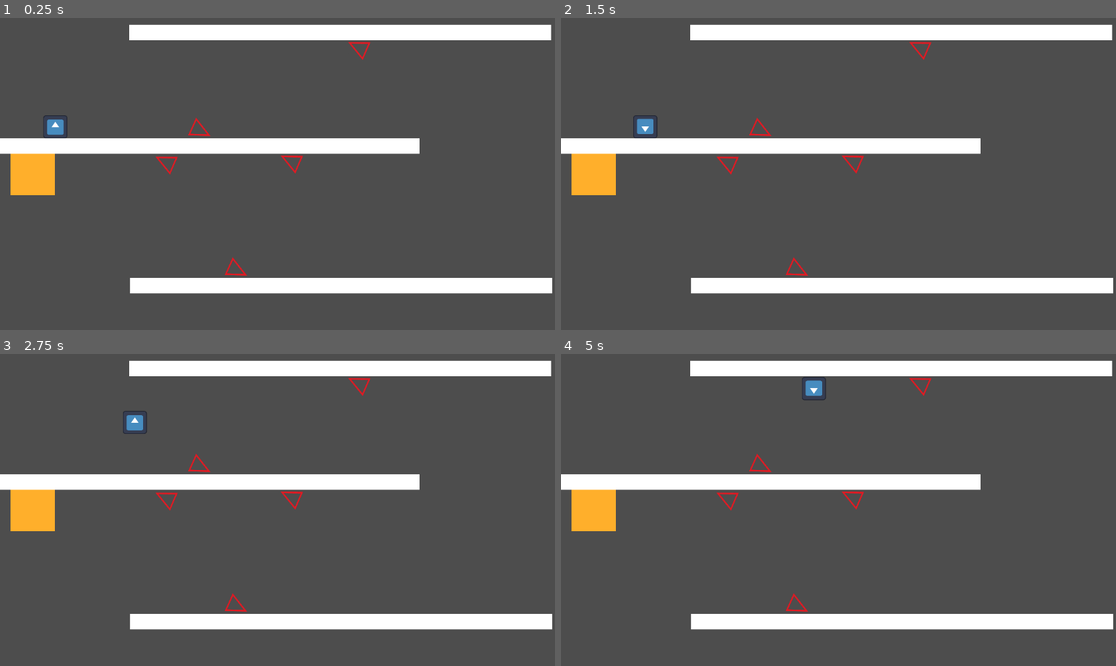
Above: before the commit, frames 1-4 (two rows, left to right).
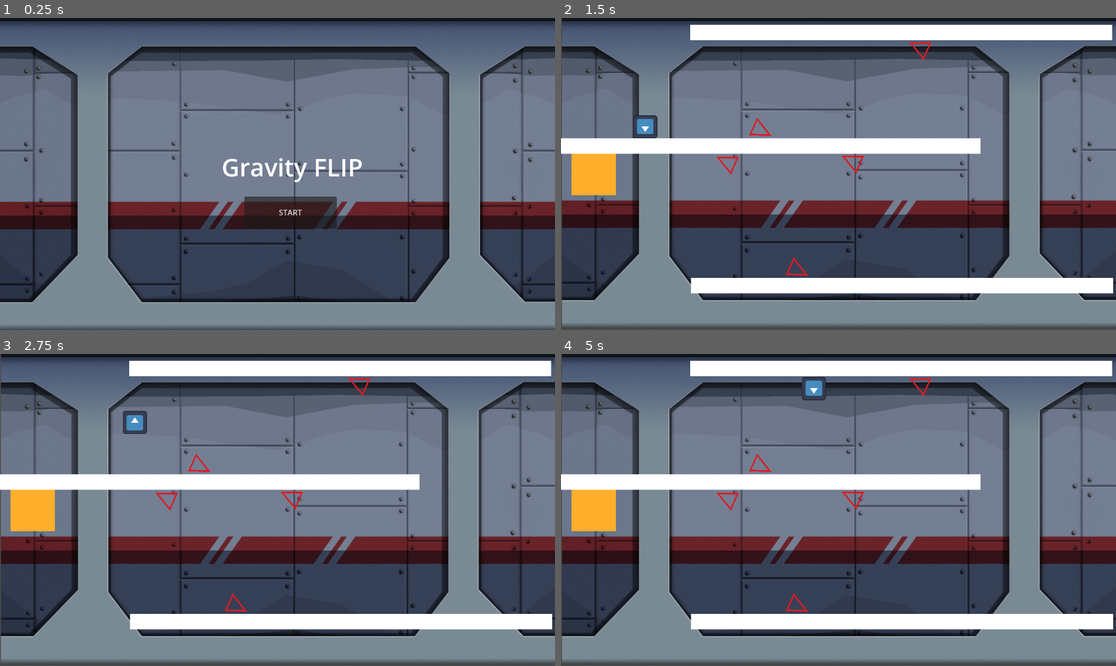
Above: after the commit, the same moments.

Repository: p1xlb/gravity_flip
Game: Godot game, scene res://start.tscn
Two runs of this game, one before a commit and one after it. Both use one fixed random seed, a clock stepped at 60 frames per second and the inputs below. Before the commit the project starts from res://level_1.tscn. The engine's default icon, where the game draws it, is replaced by a stand-in: a white triangle on a blue panel in a dark square.
Inputs (mouse positions are in pixels of both pictures, inside the frame that each line leads up to):
- Up to frame 1 (0.25 s): no input
- Up to frame 2 (1.5 s): click (849, 211) at 0.5 s, where only the run after the commit has a clickable "START"; tap Enter at 1.25 s; hold D (move_right) from 1.28 s (still down); tap F (flip_gravity) at 1.35 s
- Up to frame 3 (2.75 s): keep holding D (move_right); tap W (jump) at 1.52, 2.27 s; tap F (flip_gravity) at 2.1 s
- Up to frame 4 (5 s): release D (move_right) at 2.78 s; hold A (move_left) 2.78-3.53 s; tap F (flip_gravity) at 2.85, 3.6, 4.35 s; hold D (move_right) from 3.53 s (still down); tap W (jump) at 3.77, 4.52 s

The runs differ from the first frame. In frame 1, 87% of the frame differs, in the area x 0-100%, y 0-100%; in frame 2, 73%; in frame 3, 73%; in frame 4, 73%.

Commit message:
hawk 5ah

Diff:
--- /dev/null
+++ b/end.gd
@@ -0,0 +1,5 @@
+extends Button
+
+
+func _on_button_up() -> void:
+	get_tree().quit()
--- /dev/null
+++ b/end.tscn
@@ -0,0 +1,42 @@
+[gd_scene load_steps=4 format=3 uid="uid://dhva5mpseavhs"]
+
+[ext_resource type="Texture2D" uid="uid://cjgpq7383jq55" path="res://asset/sci_fi_bg1.jpg" id="1_egc6y"]
+[ext_resource type="Script" uid="uid://col2edn5ps1iq" path="res://start.gd" id="2_lt2ag"]
+[ext_resource type="Script" uid="uid://dxhx2domgacnr" path="res://end.gd" id="3_lt2ag"]
+
+[node name="Start" type="Node2D"]
+
+[node name="TextureRect" type="TextureRect" parent="."]
+offset_right = 2313.0
+offset_bottom = 1300.0
+scale = Vector2(0.5, 0.5)
+texture = ExtResource("1_egc6y")
+
+[node name="RichTextLabel" type="RichTextLabel" parent="."]
+offset_left = 352.0
+offset_top = 169.0
+offset_right = 862.0
+offset_bottom = 449.0
+theme_override_font_sizes/normal_font_size = 51
+text = "THANKS FOR PLAYING"
+horizontal_alignment = 1
+vertical_alignment = 1
+
+[node name="Button" type="Button" parent="."]
+offset_left = 373.0
+offset_top = 391.0
+offset_right = 565.0
+offset_bottom = 457.0
+text = "RESTART"
+script = ExtResource("2_lt2ag")
+
+[node name="Button2" type="Button" parent="."]
+offset_left = 623.0
+offset_top = 391.0
+offset_right = 815.0
+offset_bottom = 457.0
+text = "EXIT"
+script = ExtResource("3_lt2ag")
+
+[connection signal="button_up" from="Button" to="Button" method="_on_button_up"]
+[connection signal="button_up" from="Button2" to="Button2" method="_on_button_up"]
--- a/goal.gd
+++ b/goal.gd
@@ -20,4 +20,8 @@
 			get_tree().change_scene_to_file(next_level_path)
 		else:
 			# If no next level is specified, just print a completion message
+			get_tree().paused = true
 			print("Game Complete! No more levels.")
+			await get_tree().create_timer(0.5).timeout
+			get_tree().paused = false
+			get_tree().change_scene_to_file("res://end.tscn")
--- a/level_1.tscn
+++ b/level_1.tscn
@@ -1,7 +1,8 @@
-[gd_scene load_steps=6 format=3 uid="uid://to856bsclw26"]
+[gd_scene load_steps=7 format=3 uid="uid://to856bsclw26"]
 
 [ext_resource type="PackedScene" uid="uid://cfxwmybity40c" path="res://Player.tscn" id="1_hbghi"]
 [ext_resource type="PackedScene" uid="uid://bk3aok2h6le51" path="res://goal.tscn" id="1_hn12h"]
+[ext_resource type="Texture2D" uid="uid://cjgpq7383jq55" path="res://asset/sci_fi_bg1.jpg" id="1_rka8t"]
 [ext_resource type="PackedScene" uid="uid://mytww0o8y1hy" path="res://spikes.tscn" id="3_hn12h"]
 [ext_resource type="PackedScene" uid="uid://c4e8aejjo5fbw" path="res://borders.tscn" id="4_ihfcg"]
 
@@ -9,6 +10,15 @@
 size = Vector2(878.5, 32)
 
 [node name="Level1" type="Node2D"]
+
+[node name="TextureRect" type="TextureRect" parent="."]
+offset_left = 2.0
+offset_right = 2304.0
+offset_bottom = 1292.0
+scale = Vector2(0.5, 0.5)
+texture = ExtResource("1_rka8t")
+
+[node name="Borders" parent="." instance=ExtResource("4_ihfcg")]
 
 [node name="Platforms" type="StaticBody2D" parent="."]
 position = Vector2(162, 10)
@@ -73,5 +83,3 @@
 
 [node name="Player" parent="." instance=ExtResource("1_hbghi")]
 position = Vector2(88, 200)
-
-[node name="Borders" parent="." instance=ExtResource("4_ihfcg")]
--- a/level_2.tscn
+++ b/level_2.tscn
@@ -1,5 +1,6 @@
-[gd_scene load_steps=8 format=3 uid="uid://cjxtnthu8xp1j"]
+[gd_scene load_steps=9 format=3 uid="uid://cjxtnthu8xp1j"]
 
+[ext_resource type="Texture2D" uid="uid://cjgpq7383jq55" path="res://asset/sci_fi_bg1.jpg" id="1_7j8ne"]
 [ext_resource type="PackedScene" uid="uid://bk3aok2h6le51" path="res://goal.tscn" id="1_xdadj"]
 [ext_resource type="PackedScene" uid="uid://mytww0o8y1hy" path="res://spikes.tscn" id="2_1y8me"]
 [ext_resource type="PackedScene" uid="uid://cfxwmybity40c" path="res://Player.tscn" id="3_n7ypv"]
@@ -11,6 +12,14 @@
 size = Vector2(878.5, 32)
 
 [node name="Level1" type="Node2D"]
+
+[node name="TextureRect" type="TextureRect" parent="."]
+offset_left = 2.0
+offset_top = -11.0
+offset_right = 2304.0
+offset_bottom = 1279.0
+scale = Vector2(0.5, 0.5)
+texture = ExtResource("1_7j8ne")
 
 [node name="Platforms" type="StaticBody2D" parent="."]
 position = Vector2(162, 10)
@@ -92,3 +101,4 @@
 position = Vector2(1052, 264)
 
 [node name="Borders" parent="." instance=ExtResource("6_0s5r2")]
+position = Vector2(0, -11)
--- a/level_3.tscn
+++ b/level_3.tscn
@@ -1,6 +1,7 @@
-[gd_scene load_steps=11 format=3 uid="uid://cswbs48umv0q6"]
+[gd_scene load_steps=12 format=3 uid="uid://cswbs48umv0q6"]
 
 [ext_resource type="PackedScene" uid="uid://bk3aok2h6le51" path="res://goal.tscn" id="1_6p2dc"]
+[ext_resource type="Texture2D" uid="uid://cjgpq7383jq55" path="res://asset/sci_fi_bg1.jpg" id="1_7ds5r"]
 [ext_resource type="PackedScene" uid="uid://mytww0o8y1hy" path="res://spikes.tscn" id="2_fmu3g"]
 [ext_resource type="PackedScene" uid="uid://cfxwmybity40c" path="res://Player.tscn" id="3_7ds5r"]
 [ext_resource type="Script" uid="uid://deultc7e6knoa" path="res://laser_gun.gd" id="4_liaj6"]
@@ -18,6 +19,13 @@
 size = Vector2(366, 44)
 
 [node name="Level1" type="Node2D"]
+
+[node name="TextureRect" type="TextureRect" parent="."]
+offset_left = 5.0
+offset_right = 2289.0
+offset_bottom = 1282.0
+scale = Vector2(0.5, 0.5)
+texture = ExtResource("1_7ds5r")
 
 [node name="Platforms" type="StaticBody2D" parent="."]
 position = Vector2(162, 10)
--- a/level_4.tscn
+++ b/level_4.tscn
@@ -1,6 +1,7 @@
-[gd_scene load_steps=9 format=3 uid="uid://bs7t088wc42pc"]
+[gd_scene load_steps=10 format=3 uid="uid://bs7t088wc42pc"]
 
 [ext_resource type="PackedScene" uid="uid://bk3aok2h6le51" path="res://goal.tscn" id="1_aqy51"]
+[ext_resource type="Texture2D" uid="uid://cjgpq7383jq55" path="res://asset/sci_fi_bg1.jpg" id="1_s24i2"]
 [ext_resource type="PackedScene" uid="uid://cfxwmybity40c" path="res://Player.tscn" id="3_66w8i"]
 [ext_resource type="Script" uid="uid://deultc7e6knoa" path="res://laser_gun.gd" id="4_80qnk"]
 [ext_resource type="Texture2D" uid="uid://brwoco02f7tt0" path="res://asset/red_laser.png" id="4_c8stx"]
@@ -14,6 +15,12 @@
 size = Vector2(216, 44)
 
 [node name="Level1" type="Node2D"]
+
+[node name="TextureRect" type="TextureRect" parent="."]
+offset_right = 2302.0
+offset_bottom = 1282.0
+scale = Vector2(0.5, 0.5)
+texture = ExtResource("1_s24i2")
 
 [node name="Platforms" type="StaticBody2D" parent="."]
 position = Vector2(578, 82)
--- a/level_5.tscn
+++ b/level_5.tscn
@@ -1,5 +1,6 @@
-[gd_scene load_steps=11 format=3 uid="uid://ygh1gtvvihrn"]
+[gd_scene load_steps=12 format=3 uid="uid://ygh1gtvvihrn"]
 
+[ext_resource type="Texture2D" uid="uid://cjgpq7383jq55" path="res://asset/sci_fi_bg1.jpg" id="1_kcwpe"]
 [ext_resource type="PackedScene" uid="uid://bk3aok2h6le51" path="res://goal.tscn" id="1_tac4s"]
 [ext_resource type="PackedScene" uid="uid://cfxwmybity40c" path="res://Player.tscn" id="2_qhsfq"]
 [ext_resource type="Script" uid="uid://deultc7e6knoa" path="res://laser_gun.gd" id="3_kcwpe"]
@@ -18,6 +19,13 @@
 size = Vector2(216, 44)
 
 [node name="Level1" type="Node2D"]
+
+[node name="TextureRect" type="TextureRect" parent="."]
+offset_left = 9.0
+offset_right = 2293.0
+offset_bottom = 1282.0
+scale = Vector2(0.5, 0.5)
+texture = ExtResource("1_kcwpe")
 
 [node name="Platforms" type="StaticBody2D" parent="."]
 position = Vector2(934, 461)
--- a/project.godot
+++ b/project.godot
@@ -11,7 +11,7 @@
 [application]
 
 config/name="idk mane"
-run/main_scene="uid://to856bsclw26"
+run/main_scene="uid://b7remmxqfeu8t"
 config/features=PackedStringArray("4.4", "GL Compatibility")
 config/icon="res://icon.svg"
 
--- /dev/null
+++ b/start.gd
@@ -0,0 +1,5 @@
+extends Button
+
+
+func _on_button_up() -> void:
+	get_tree().change_scene_to_file("res://level_1.tscn")
--- /dev/null
+++ b/start.tscn
@@ -0,0 +1,32 @@
+[gd_scene load_steps=3 format=3 uid="uid://b7remmxqfeu8t"]
+
+[ext_resource type="Texture2D" uid="uid://cjgpq7383jq55" path="res://asset/sci_fi_bg1.jpg" id="1_ots34"]
+[ext_resource type="Script" uid="uid://col2edn5ps1iq" path="res://start.gd" id="2_qn1rc"]
+
+[node name="Start" type="Node2D"]
+
+[node name="TextureRect" type="TextureRect" parent="."]
+offset_right = 2313.0
+offset_bottom = 1300.0
+scale = Vector2(0.5, 0.5)
+texture = ExtResource("1_ots34")
+
+[node name="RichTextLabel" type="RichTextLabel" parent="."]
+offset_left = 352.0
+offset_top = 169.0
+offset_right = 862.0
+offset_bottom = 449.0
+theme_override_font_sizes/normal_font_size = 51
+text = "Gravity FLIP"
+horizontal_alignment = 1
+vertical_alignment = 1
+
+[node name="Button" type="Button" parent="."]
+offset_left = 507.0
+offset_top = 371.0
+offset_right = 699.0
+offset_bottom = 437.0
+text = "START"
+script = ExtResource("2_qn1rc")
+
+[connection signal="button_up" from="Button" to="Button" method="_on_button_up"]
Binary file added: asset/sci_fi_bg1.jpg
Not shown, added: asset/sci_fi_bg1.jpg.import
Not shown, added: end.gd.uid
Not shown, added: start.gd.uid
Not shown, added: Game_showcase-2025-04-14_19.45.12.mp4
Not shown, added: Game_showcase-2025-04-14_19.48.45.mp4
Not shown, added: asset/sci_fi_bg_freebie_ask4asset.com_.zip
